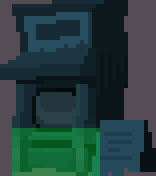
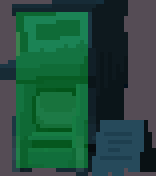
Layers edited between the first and the second w=156, h=176 image:
painted on "Hotspot" over left=12, top=12, right=100, bottom=176
